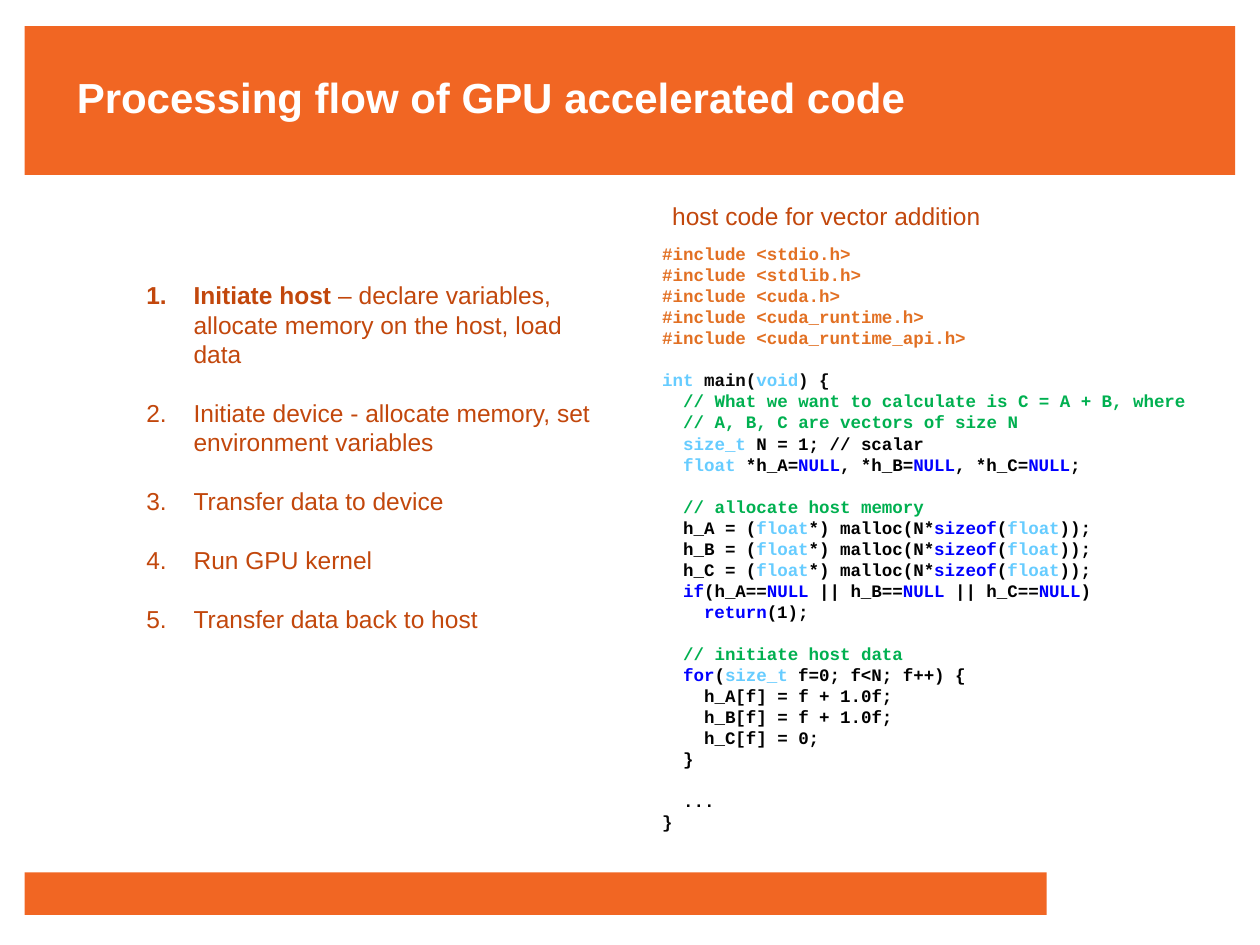
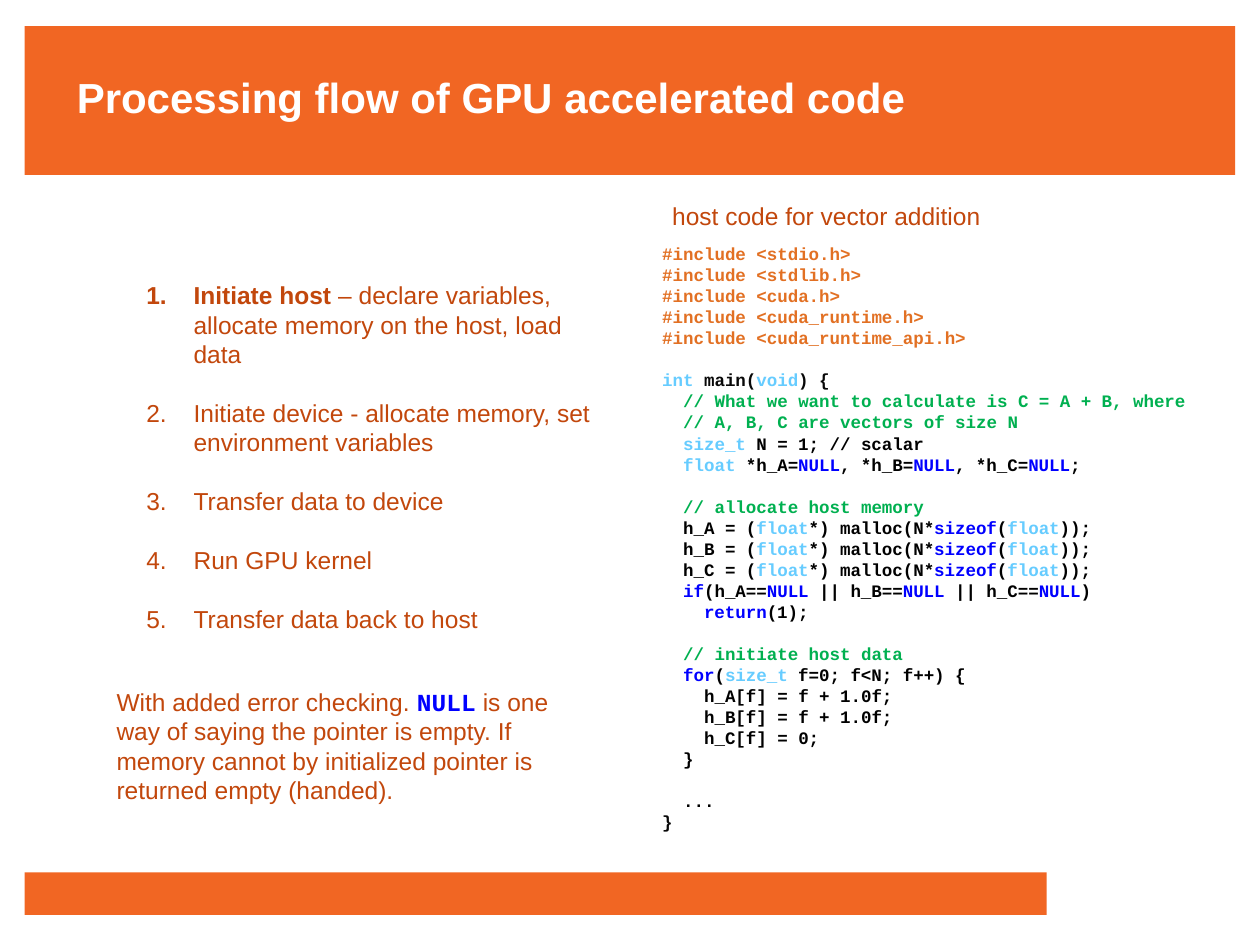
Before and after one commit to francisjudd/CWM-HPC, a slide deck: slide 19 of Lectures/pptx/7_Lecture_seven.pptx (slide 11 before the commit). Drawn at 1260x945 pixels with LibreOffice and Linux fonts; fonts in the diff are those of the drawing; background and template pictures are left out. Boxes give left, top, right and bottom in pixels: in the first picture for what was removed or moved away, otherwise in the second. Text is boxed around its words. In the diff, an @@ line names an element or a change of style, - is before the commit and + after.

```diff
--- a/Lectures/pptx/7_Lecture_seven.pptx
+++ b/Lectures/pptx/7_Lecture_seven.pptx
@@ text added at [117, 693, 548, 804], 14 pt, text #C2470C @@
+With added error checking. NULL is one way of saying the pointer is empty. If memory cannot by initialized pointer is returned empty (handed).
```
Also in this commit, not shown: 10 other slides changed, 6 slides added, 12 other files.
